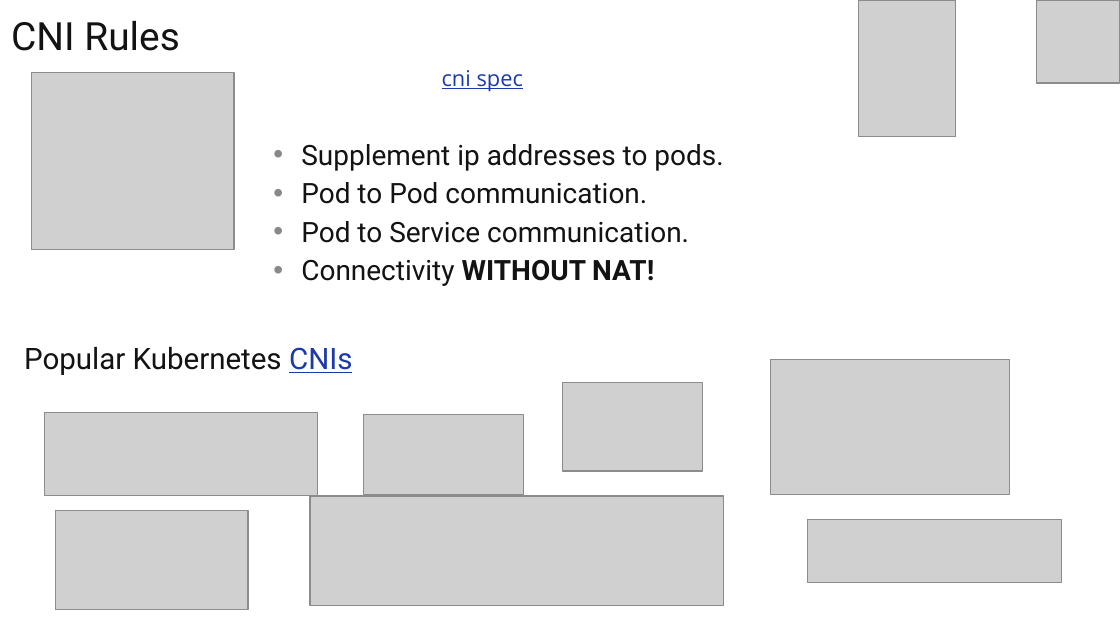
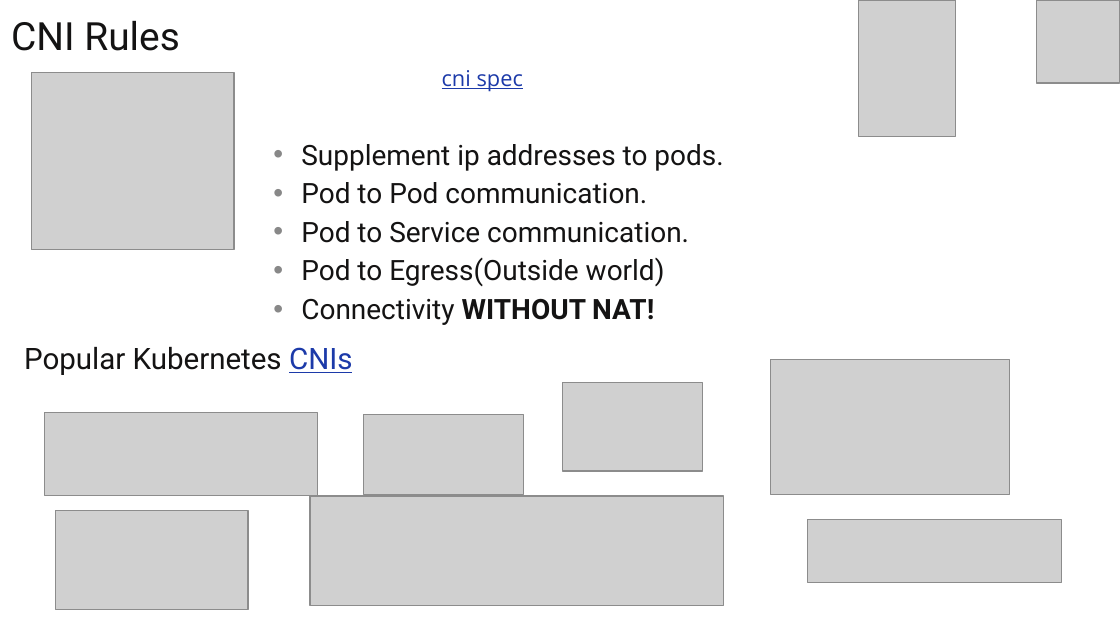
Before and after one commit to burnyd/nynog-k8s-networking-101, a slide deck: slide 7 of Nynog-K8s-networking-101.pptx. Drawn at 1120x630 pixels with LibreOffice and Linux fonts; fonts in the diff are those of the drawing; grey boxes stand for pictures. Boxes give left, top, right and bottom in pixels: in the first picture for what was removed or moved away, otherwise in the second. Text is boxed around its words. In the diff, an @@ line names an element or a change of style, - is before the commit and + after.

```diff
--- a/Nynog-K8s-networking-101.pptx
+++ b/Nynog-K8s-networking-101.pptx
@@ text at <box>301,258,665,286</box>: paragraph added @@
+• Pod to Egress(Outside world)
```
Also in this commit, not shown: 10 other slides changed.
